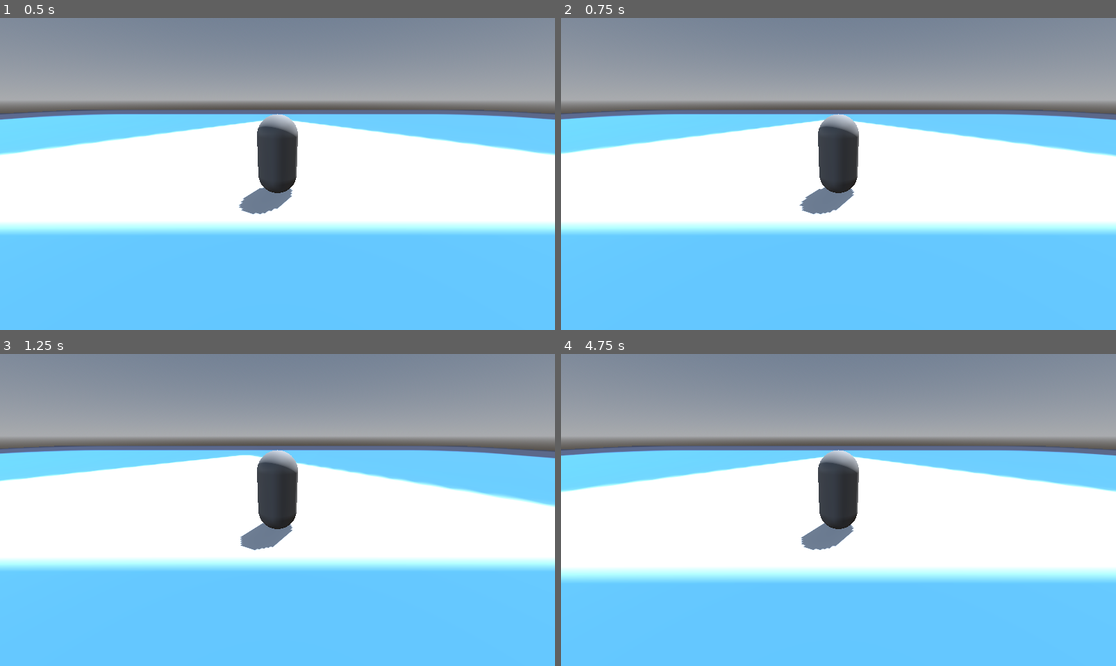
Above: before the commit, frames 1-4 (two rows, left to right).
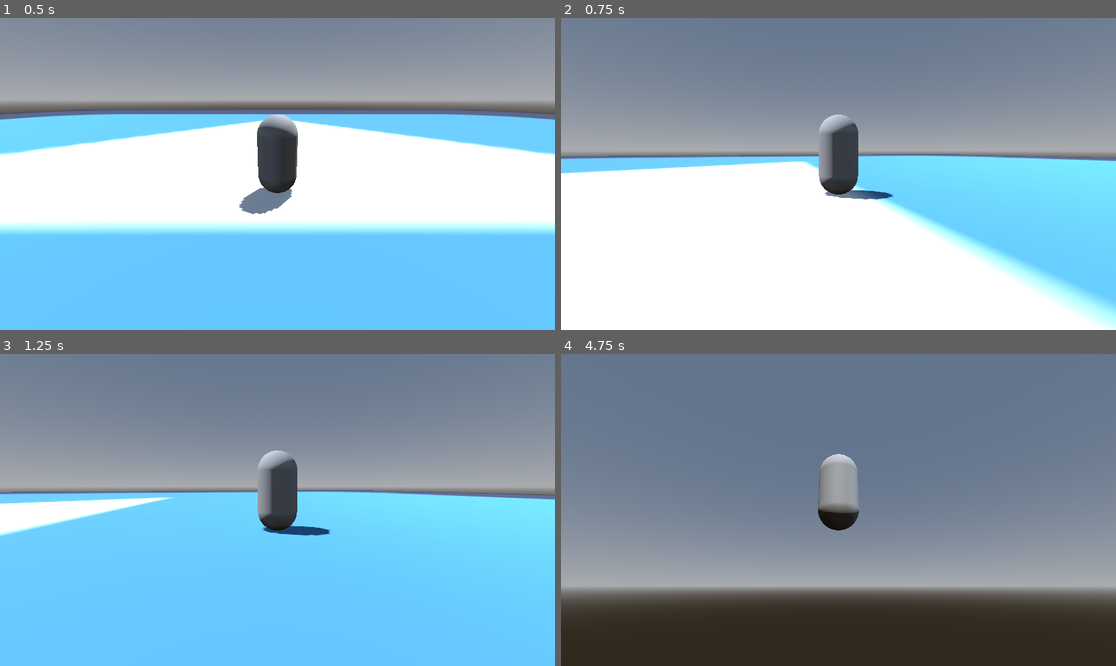
Above: after the commit, the same moments.

Repository: ruzet/3D-Platforming-Engine
Game: Godot game, scene res://node_3d.tscn
Two runs of this game, one before a commit and one after it. Both use one fixed random seed, a clock stepped at 60 frames per second and the inputs below. The engine's default icon, where the game draws it, is replaced by a stand-in: a white triangle on a blue panel in a dark square.
Inputs (mouse positions are in pixels of both pictures, inside the frame that each line leads up to):
- Up to frame 1 (0.5 s): no input
- Up to frame 2 (0.75 s): move the mouse to (960, 158) at 0.52 s; hold D (Right) from 0.53 s (still down)
- Up to frame 3 (1.25 s): keep holding D (Right)
- Up to frame 4 (4.75 s): move the mouse to (727, 525) at 1.27 s; release D (Right) at 1.28 s; hold S (Down) 1.28-2.03 s; move the mouse to (894, 441) at 2.02 s; hold D (Right) 2.03-2.78 s; move the mouse to (810, 572) at 2.77 s; hold W (Up) 2.78-3.53 s; move the mouse to (1005, 556) at 3.52 s; hold A (Left) from 3.53 s (still down); move the mouse to (672, 463) at 4.27 s

Frame 1 is identical in both runs. In frame 2, 72% of the frame differs, in the area x 0-100%, y 12-100%; in frame 3, 52%; in frame 4, 94%, in the area x 0-100%, y 0-100%.

Commit message:
adding skidding and some camera stuff and shi

Diff:
--- /dev/null
+++ b/Camera.gd
@@ -0,0 +1,13 @@
+extends Camera3D
+
+@onready var PitchPivot = $".."
+@onready var TwistPivot = $"../.."
+
+func _ready() -> void:
+	Input.mouse_mode = Input.MOUSE_MODE_CAPTURED
+	pass
+
+func _input(event: InputEvent) -> void:
+	if event is InputEventMouseMotion:
+		TwistPivot.rotate_y(deg_to_rad(-event.relative.x / 4))
+		PitchPivot.rotate_x(deg_to_rad(-event.relative.y / 4))
--- a/Player.gd
+++ b/Player.gd
@@ -1,46 +1,68 @@
 extends CharacterBody3D
 
-const GroundSpeed = 10
+const GroundSpeed = 20
 const Gravity = 20
 const Acceleration = 3
-const Deceleration = 1
+const Deceleration = 3
+const SkidDeceleration = 8
 
+@onready var PitchPivot = $"TwistPivot/PitchPivot"
+@onready var TwistPivot = $"TwistPivot"
+
+
+var SkidTimer = 0
 var HorizontalVelocity = 0
 var XVelocity = 0
 var ZVelocity = 0
 var YVelocity = 0
-var XDirection = 0
-var ZDirection = 0
-var LastXDirection = 0
-var LastZDirection = 0
+var Direction = Vector3.ZERO
+var LastDirection = Vector3.ZERO
+var SkidDirection = Vector3.ZERO
+var Skidding = false
 
-func GroundAccelDecel(Delta):
-	if XDirection != 0 || ZDirection != 0:
-		HorizontalVelocity = GroundSpeed + (HorizontalVelocity - GroundSpeed) * exp(-Acceleration * Delta)
+func RotateValue(Value, Degrees):
+	var Angle = Value * 180
+	Angle += Degrees
+	return clamp(Angle / 180, -1, 1)
+
+func HorizontalVelocityHandler(Delta):
+	if Skidding == false:
+		if Direction != Vector3.ZERO:
+			LastDirection = Direction
+			HorizontalVelocity = GroundSpeed + (HorizontalVelocity - GroundSpeed) * exp(-Acceleration * Delta)
+		else:
+			HorizontalVelocity *= exp(-Deceleration * Delta)
+			if HorizontalVelocity < 0.1: HorizontalVelocity = 0
+
+		XVelocity = HorizontalVelocity * LastDirection.x
+		ZVelocity = HorizontalVelocity * LastDirection.z
 	else:
-		HorizontalVelocity = 0 + (HorizontalVelocity - 0) * exp(-Deceleration * Delta)
+		HorizontalVelocity *= exp(-SkidDeceleration * Delta)
+		XVelocity = HorizontalVelocity * SkidDirection.x
+		ZVelocity = HorizontalVelocity * SkidDirection.z
+
 
 func _ready() -> void:
 	pass
 
-func _process(Delta: float) -> void:
-	XDirection = Input.get_action_strength("Right") - Input.get_action_strength("Left")
-	ZDirection = Input.get_action_strength("Down") - Input.get_action_strength("Up")
-	XDirection = Vector2(XDirection, ZDirection).normalized().x
-	ZDirection = Vector2(XDirection, ZDirection).normalized().y
+func _physics_process(Delta: float) -> void:
+	var Input2D = Input.get_vector("Left", "Right", "Down", "Up")
+	if SkidTimer > 0:
+		SkidTimer -= Delta
+	Skidding = SkidTimer > 0
 
-	if XDirection != 0: LastXDirection = XDirection
-	if ZDirection != 0: LastZDirection = ZDirection
+	Direction = TwistPivot.global_transform.basis * Vector3(Input2D.x, 0, -Input2D.y)
+	Direction.y = 0
+	Direction = Direction.normalized()
 
-	if XDirection != 0 && ZDirection == 0: LastZDirection = 0
-	if ZDirection != 0 && XDirection == 0: LastXDirection = 0
+	if LastDirection.dot(Direction) < -0.5 && Skidding == false && HorizontalVelocity > GroundSpeed * 0.75:
+		SkidDirection = LastDirection
+		SkidTimer = 0.3
+		Skidding = true
 
-	XVelocity = HorizontalVelocity * LastXDirection
-	ZVelocity = HorizontalVelocity * LastZDirection
-
+	HorizontalVelocityHandler(Delta)
 
 	if is_on_floor():
-		GroundAccelDecel(Delta)
 		YVelocity = 0
 		pass
 	else:
--- a/node_3d.tscn
+++ b/node_3d.tscn
@@ -2,6 +2,7 @@
 
 [ext_resource type="Script" uid="uid://6xfdh2eg1lp1" path="res://Player.gd" id="1_a202f"]
 [ext_resource type="Texture2D" uid="uid://bscxbfuibe75g" path="res://icon.svg" id="1_noarx"]
+[ext_resource type="Script" uid="uid://bag6oinuk02wg" path="res://Camera.gd" id="3_a0tk4"]
 
 [sub_resource type="ProceduralSkyMaterial" id="ProceduralSkyMaterial_4xowi"]
 sky_horizon_color = Color(0.66224277, 0.6717428, 0.6867428, 1)
@@ -63,3 +64,4 @@
 
 [node name="Camera3D" type="Camera3D" parent="Player/TwistPivot/PitchPivot" unique_id=472375249]
 transform = Transform3D(1, 0, 0, 0, 0.9396926, 0.34202012, 0, -0.34202012, 0.9396926, 0, 1.316, 5)
+script = ExtResource("3_a0tk4")
Not shown, added: Camera.gd.uid
